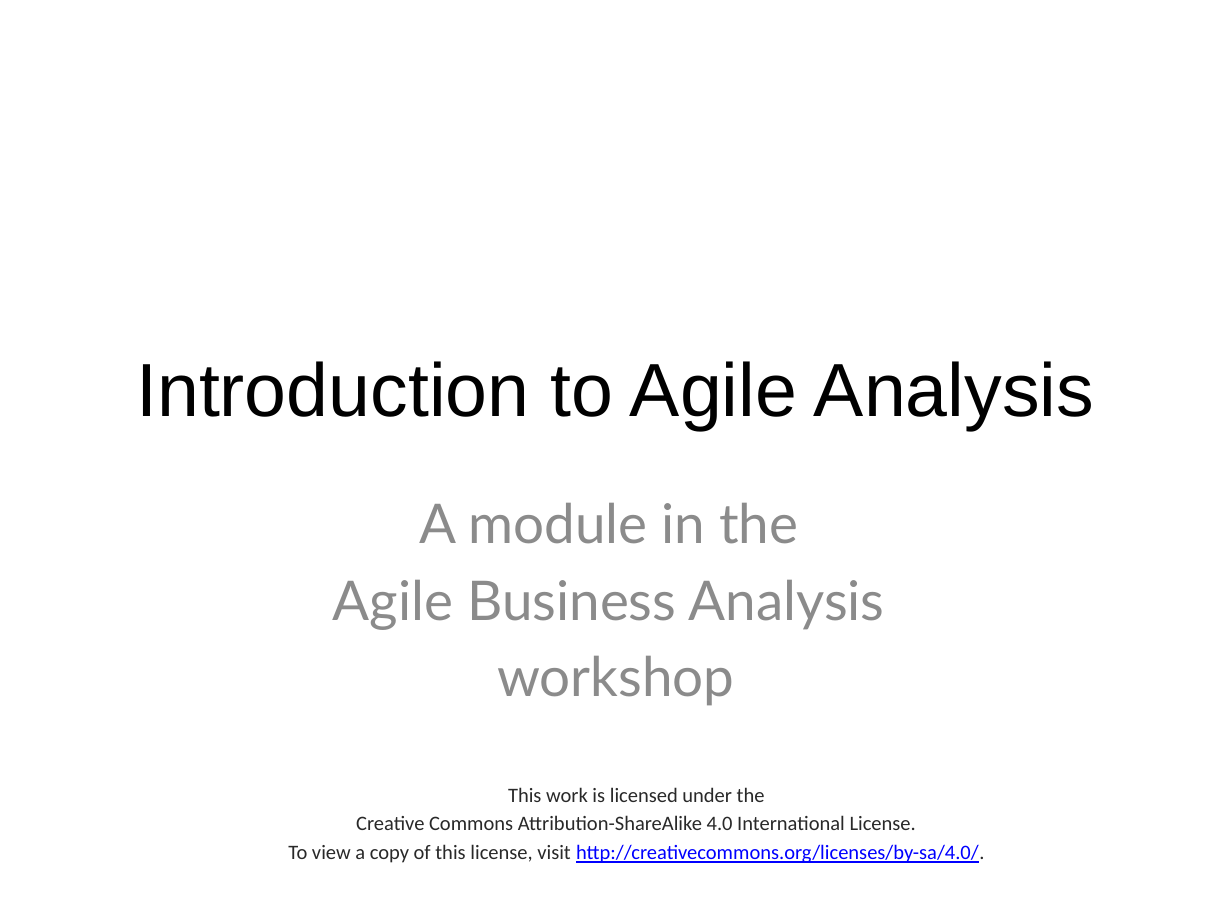
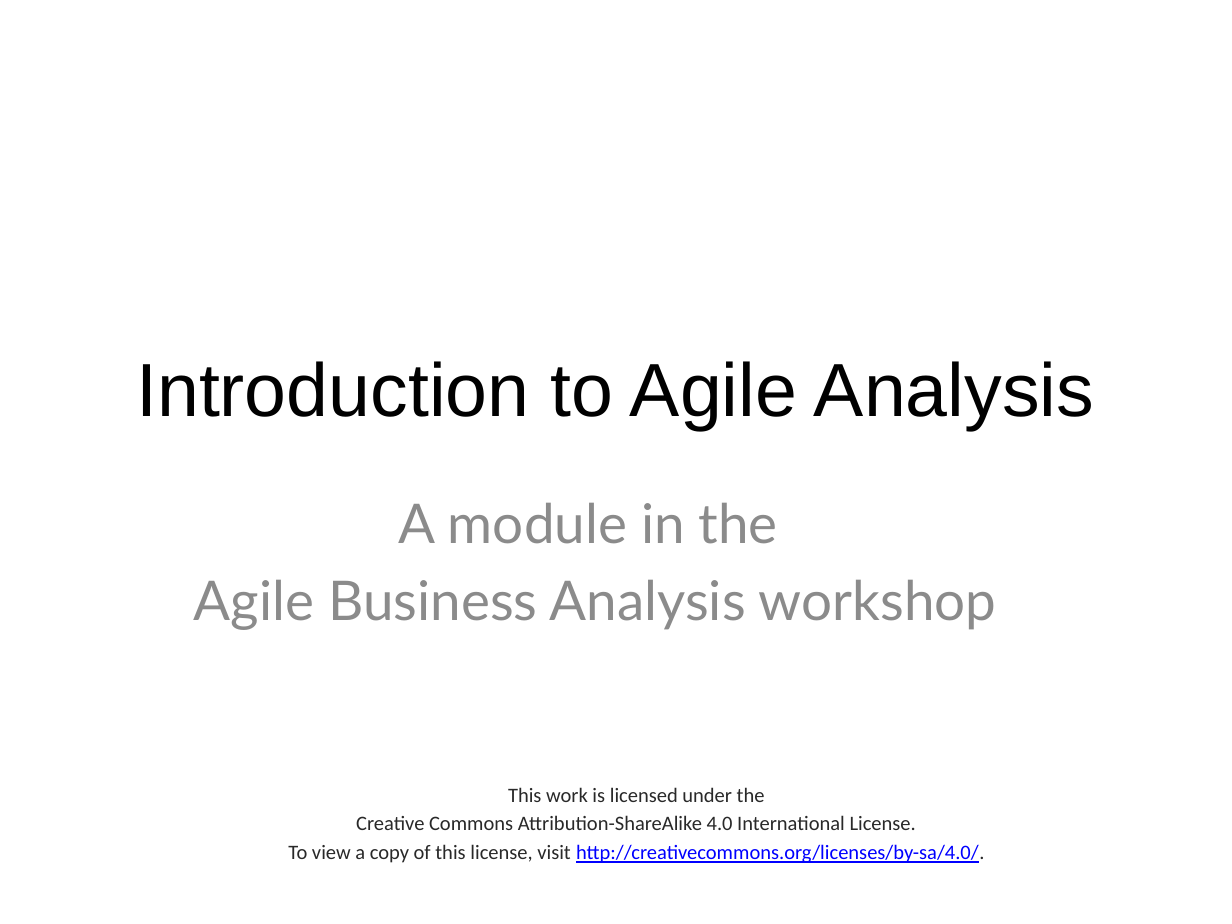
Before and after one commit to ThoughtWorksInc/TWTraining, a slide deck: slide 1 of Agile Business Analysis/01-Intro to Agile Analysis.pptx. Drawn at 1232x924 pixels with LibreOffice and Linux fonts; fonts in the diff are those of the drawing; background and template pictures are left out. Boxes give left, top, right and bottom in pixels: in the first picture for what was removed or moved away, otherwise in the second. Text is boxed around its words. In the diff, an @@ line names an element or a change of style, - is before the commit and + after.

Commit message:
Reformat Agile Business Analysis

```diff
--- a/Agile Business Analysis/01-Intro to Agile Analysis.pptx
+++ b/Agile Business Analysis/01-Intro to Agile Analysis.pptx
@@ subtitle "A module in the": place and size @@
-subtitle "A module in the" at [333,503,885,706]
+subtitle "A module in the" at [194,503,996,630]
@@ subtitle at [194,580,996,630]: text changed @@
-Agile Business Analysis
-workshop
+Agile Business Analysis workshop
```
Also in this commit, not shown: 6 other slides changed, 9 other files.
